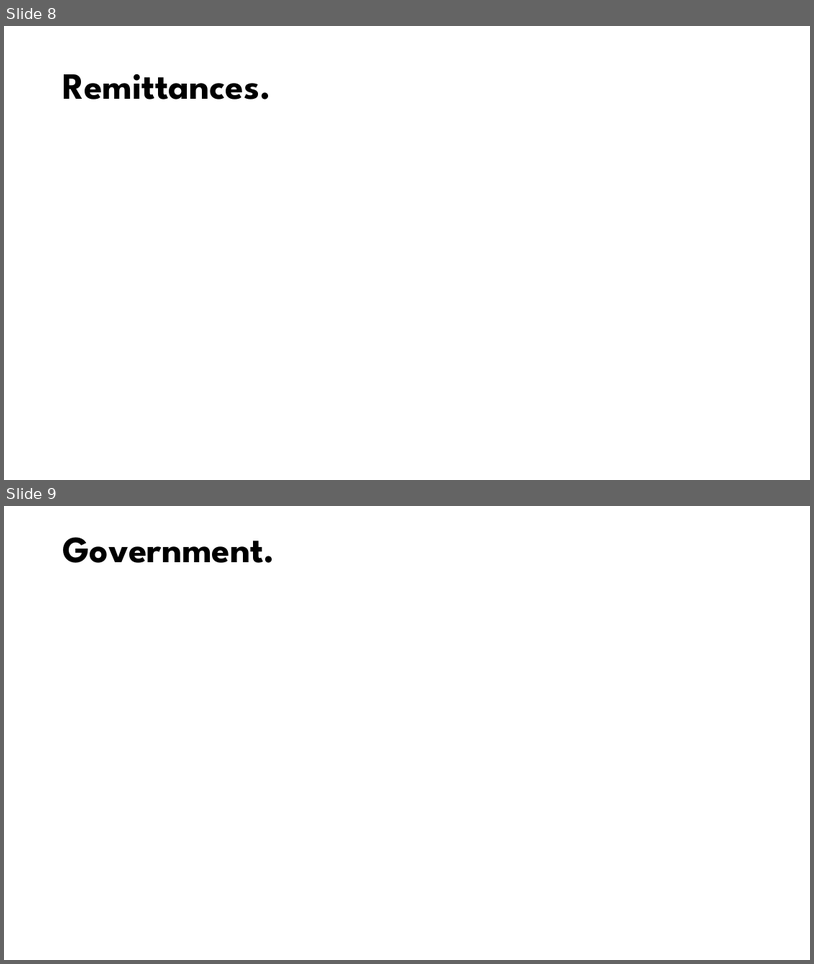
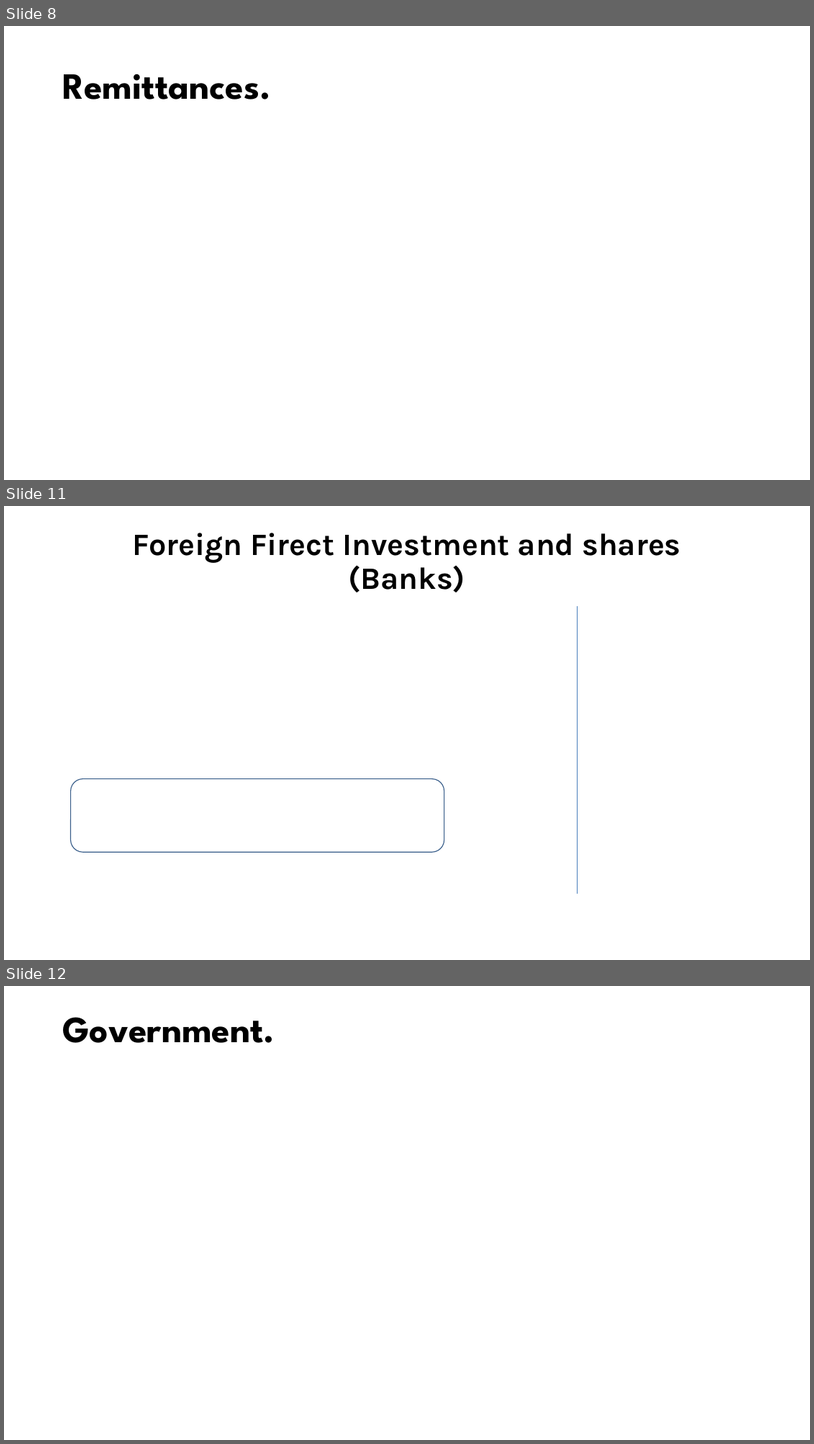
Before and after one commit to jhanandrade/AFD-Project, a slide deck: Documentos/Presentación 23 de Noviembre de 2020.pptx. Shown one above the other, each under a label of ours: slides 8 and 9 before the commit, slides 8, 11 and 12 after it; the slides between them are not shown. The pictures are 814x964 and 814x1444 pixels, drawn with LibreOffice and Linux fonts; fonts in the diff are those of the drawing; grey boxes stand for pictures; background and template pictures are left out. Boxes give left, top, right and bottom in pixels: in the first picture for what was removed or moved away, otherwise in the second. Text is boxed around its words. In the diff, an @@ line names an element or a change of style, - is before the commit and + after.

```diff
--- a/Documentos/Presentación 23 de Noviembre de 2020.pptx
+++ b/Documentos/Presentación 23 de Noviembre de 2020.pptx
@@ slide 11 added at bbox=[4, 506, 810, 960], background #FFFFFF @@
@@ title added at bbox=[133, 533, 681, 592], 37 pt, text #000000, bold @@
+Foreign Firect Investment and shares
+(Banks)
@@ line added from (578, 606) to (578, 894), #4B7EBC 0.75 pt @@
@@ rounded rectangle added at bbox=[70, 779, 445, 852], outline #3A5F8C 1 pt @@
@@ what was slide 9 is now slide 12 @@
```
Also in this commit, not shown: 2 other slides added, 1 other file.
